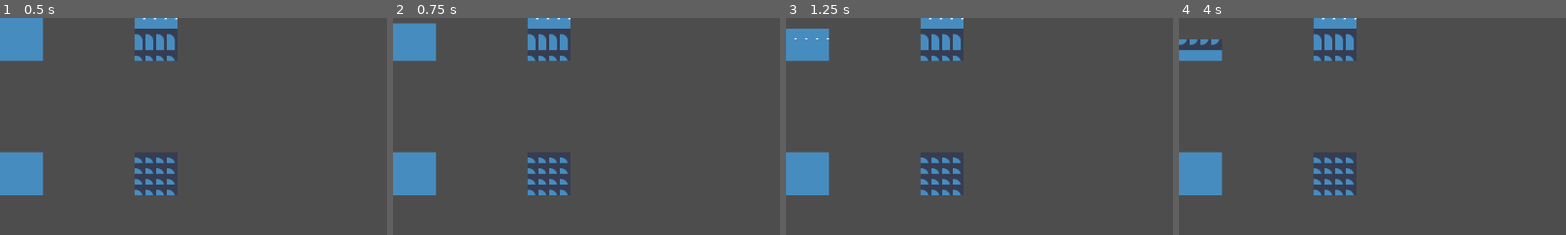
Above: before the commit, frames 1-4 (left to right).
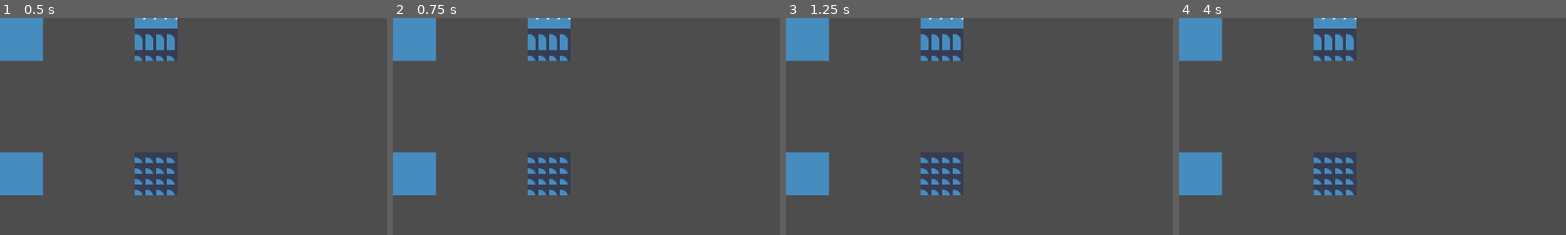
Above: after the commit, the same moments.

Repository: Tunagoksal/TeduJam26
Game: Godot game, scene res://tile_logic.tscn
Two runs of this game, one before a commit and one after it. Both use one fixed random seed, a clock stepped at 60 frames per second and the inputs below. The engine's default icon, where the game draws it, is replaced by a stand-in: a white triangle on a blue panel in a dark square.
Inputs (mouse positions are % of the whole screen's width and height, from its top left):
- Up to frame 1 (0.5 s): no input
- Up to frame 2 (0.75 s): tap Enter at 0.5 s; move the mouse to (72, 45) at 0.52 s; hold Right (right) from 0.53 s (still down); tap 1 at 0.6 s; click (72, 45) at 0.67 s
- Up to frame 3 (1.25 s): keep holding Right (right); tap Space at 0.77, 0.8, 1.07 s
- Up to frame 4 (4 s): release Right (right) at 1.25 s; tap Space at 1.25, 2.3, 2.75, 3.77, 3.8 s; drag from (30, 55) to (45, 70) at 1.27 s; tap Enter at 2, 3.5 s; move the mouse to (60, 28) at 2.02 s; hold Right (right) 2.03-2.75 s; tap Shift (roll) at 2.1 s; drag from (45, 70) to (20, 35) at 2.77 s; move the mouse to (80, 65) at 3.52 s; hold Left (left) from 3.53 s (still down); tap 1 at 3.6 s
The pictures show only the part of the screen within x 0-50%, y 0-50%; the shares and areas given below are measured in that part.

Frame 1 is identical in both runs. In frame 2, 0.3% of the frame differs, in the area x 0-12%, y 0-3%; in frame 3, 0.6%; in frame 4, 1.5%, in the area x 0-12%, y 0-15%.

Commit message:
Tile logic provisionary

Diff:
--- a/tile_logic.gd
+++ b/tile_logic.gd
@@ -1,101 +1,350 @@
 extends Node2D
 
-#TODO THESE VALUES ARE DISPLAY!!!!
 @onready var display_layer: TileMapLayer = $DisplayLayer
 @onready var front_data: TileMapLayer = $FrontLayer
 @onready var back_data: TileMapLayer = $BackLayer
-@onready var tilemap_cols = 4
-@onready var tilemap_rows = 4
-@onready var curr_rows = 4
+@onready var tilemap_cols: int = 4
+@onready var tilemap_rows: int = 4
+
+# Replaced curr_rows and curr_cols with Boundary Tracking
+var min_x: int = 0
+var max_x: int = 3 # (4 columns total: 0, 1, 2, 3)
+var min_y: int = 0
+var max_y: int = 3 # (4 rows total: 0, 1, 2, 3)
+var fold_history: Array = []
 
 var is_animating: bool = false
 var animation_duration: float = 0.4
 
+# Create an Enum so we can easily tell our function which way to fold
+enum FoldDir { TOP, BOTTOM, LEFT, RIGHT }
+
 func _ready() -> void:
 	pass
 
 func _input(event: InputEvent) -> void:
-	if event is InputEventKey and event.pressed and not event.echo and event.keycode == KEY_1:
-		if not is_animating and curr_rows > 0:
-			fold_top_row_once()
-
-func fold_top_row_once() -> void:
+	if event is InputEventKey and event.pressed and not event.echo:
+
+		# --- FOLD INWARD (WASD) ---
+		if event.keycode == KEY_W: fold_side(FoldDir.TOP)
+		if event.keycode == KEY_S: fold_side(FoldDir.BOTTOM)
+		if event.keycode == KEY_A: fold_side(FoldDir.LEFT)
+		if event.keycode == KEY_D: fold_side(FoldDir.RIGHT)
+
+		# --- UNDO LAST FOLD ---
+		if event.keycode == KEY_SPACE: undo_last_fold()
+
+
+func get_grid_snapshot() -> Dictionary:
+	var snap = {}
+	for x in range(tilemap_cols):
+		for y in range(tilemap_rows):
+			var pos = Vector2i(x, y)
+			snap[pos] = {
+				"id": display_layer.get_cell_source_id(pos),
+				"coords": display_layer.get_cell_atlas_coords(pos),
+				"alt": display_layer.get_cell_alternative_tile(pos)
+			}
+	return snap
+
+func fold_side(dir: FoldDir) -> void:
+	if is_animating: return
+
+	var is_vertical = (dir == FoldDir.TOP or dir == FoldDir.BOTTOM)
+
+	# Prevent folding if there's no paper left to fold!
+	if is_vertical and min_y >= max_y: return
+	if not is_vertical and min_x >= max_x: return
+
 	is_animating = true
-	var current_y = tilemap_rows - curr_rows
-	var target_y = current_y + 1
-
+
+	# TAKE A SNAPSHOT AND SAVE IT TO HISTORY
+	var current_snapshot = get_grid_snapshot()
+	fold_history.append({
+		"dir": dir,
+		"snapshot": current_snapshot
+	})
+
+	# --- 1. DYNAMIC SETUP BASED ON DIRECTION ---
+	var current_line: int
+	var target_line: int
+	var loop_start: int
+	var loop_end: int
+	var flip_flag: int
+	var scale_prop: String
+
+	var hinge_shift: Vector2
+	var initial_offset: Vector2
+	var target_offset: Vector2
+
+	var cell_size = display_layer.tile_set.tile_size
+
+	if dir == FoldDir.TOP:
+		current_line = min_y
+		target_line = min_y + 1
+		loop_start = min_x; loop_end = max_x
+		flip_flag = TileSetAtlasSource.TRANSFORM_FLIP_V
+		scale_prop = "scale:y"
+		hinge_shift = Vector2(0, cell_size.y / 2.0)
+		initial_offset = Vector2(0, -cell_size.y / 2.0)
+		target_offset = Vector2(0, cell_size.y / 2.0)
+		min_y += 1 # Shrink our active paper bounds
+
+	elif dir == FoldDir.BOTTOM:
+		current_line = max_y
+		target_line = max_y - 1
+		loop_start = min_x; loop_end = max_x
+		flip_flag = TileSetAtlasSource.TRANSFORM_FLIP_V
+		scale_prop = "scale:y"
+		hinge_shift = Vector2(0, -cell_size.y / 2.0)
+		initial_offset = Vector2(0, cell_size.y / 2.0)
+		target_offset = Vector2(0, -cell_size.y / 2.0)
+		max_y -= 1
+
+	elif dir == FoldDir.LEFT:
+		current_line = min_x
+		target_line = min_x + 1
+		loop_start = min_y; loop_end = max_y
+		flip_flag = TileSetAtlasSource.TRANSFORM_FLIP_H
+		scale_prop = "scale:x" # Side folds squish horizontally!
+		hinge_shift = Vector2(cell_size.x / 2.0, 0)
+		initial_offset = Vector2(-cell_size.x / 2.0, 0)
+		target_offset = Vector2(cell_size.x / 2.0, 0)
+		min_x += 1
+
+	elif dir == FoldDir.RIGHT:
+		current_line = max_x
+		target_line = max_x - 1
+		loop_start = min_y; loop_end = max_y
+		flip_flag = TileSetAtlasSource.TRANSFORM_FLIP_H
+		scale_prop = "scale:x"
+		hinge_shift = Vector2(-cell_size.x / 2.0, 0)
+		initial_offset = Vector2(cell_size.x / 2.0, 0)
+		target_offset = Vector2(-cell_size.x / 2.0, 0)
+		max_x -= 1
+
+	# --- 2. GATHER SPRITES FOR THE LINE ---
 	var row_data = []
 
-	# 1. Setup all sprites for the entire row FIRST
-	for x in range(tilemap_cols):
-		var cell_pos = Vector2i(x, current_y)
+	for i in range(loop_start, loop_end + 1):
+		var cell_pos = Vector2i(i, current_line) if is_vertical else Vector2i(current_line, i)
+		var target_pos = Vector2i(i, target_line) if is_vertical else Vector2i(target_line, i)
 
 		var front_id = display_layer.get_cell_source_id(cell_pos)
 		var front_coords = display_layer.get_cell_atlas_coords(cell_pos)
+		var front_alt = display_layer.get_cell_alternative_tile(cell_pos)
 
 		var back_id = back_data.get_cell_source_id(cell_pos)
 		var back_coords = back_data.get_cell_atlas_coords(cell_pos)
 		var back_alt = back_data.get_cell_alternative_tile(cell_pos)
-		back_alt = back_alt | TileSetAtlasSource.TRANSFORM_FLIP_V
-
-		# Erase the original tile so the sprite can take its place
+
+		# Mathematical XOR operator (^): It perfectly toggles the flip state!
+		# If it's already flipped, it unflips it. If normal, it flips it.
+		back_alt = back_alt ^ flip_flag
+
 		display_layer.set_cell(cell_pos, -1)
 
 		if front_id != -1 and back_id != -1:
 			var temp_sprite = Sprite2D.new()
-			# CRITICAL FIX: Attach the sprite directly to the display layer!
 			display_layer.add_child(temp_sprite)
 
-			var tileset = display_layer.tile_set
-			var front_source: TileSetAtlasSource = tileset.get_source(front_id) as TileSetAtlasSource
+			var front_source: TileSetAtlasSource = display_layer.tile_set.get_source(front_id) as TileSetAtlasSource
 			temp_sprite.texture = front_source.texture
 			temp_sprite.region_enabled = true
 			temp_sprite.region_rect = front_source.get_tile_texture_region(front_coords)
 
-			var cell_size = tileset.tile_size
-			# Because the sprite is now a child of the tilemap, local coordinates are perfect
-			var cell_center = display_layer.map_to_local(cell_pos)
-
-			temp_sprite.position = cell_center
-			temp_sprite.position.y += cell_size.y / 2.0
-			temp_sprite.offset = Vector2(0, -cell_size.y / 2.0)
+			# Accurately restore any existing flips on both axes
+			temp_sprite.flip_v = (front_alt & TileSetAtlasSource.TRANSFORM_FLIP_V) != 0
+			temp_sprite.flip_h = (front_alt & TileSetAtlasSource.TRANSFORM_FLIP_H) != 0
+
+			temp_sprite.position = display_layer.map_to_local(cell_pos) + hinge_shift
+			temp_sprite.offset = initial_offset
 
 			row_data.append({
-				"x": x,
+				"target_pos": target_pos,
 				"id": back_id,
 				"coords": back_coords,
 				"alt": back_alt,
 				"sprite": temp_sprite
 			})
 
-	# 2. Animate the ENTIRE row perfectly simultaneously
+	# --- 3. THE UNIVERSAL ANIMATION TWEEN ---
 	var tween = get_tree().create_tween()
 
-	# Phase 1: Squish all tiles vertically at the exact same time
+	# Phase 1: Squish
 	for data in row_data:
-		tween.parallel().tween_property(data.sprite, "scale:y", 0.0, animation_duration / 2.0).set_trans(Tween.TRANS_SINE).set_ease(Tween.EASE_IN)
-
-	# Phase 2: Swap textures to the "back" at the halfway point
+		tween.parallel().tween_property(data.sprite, scale_prop, 0.0, animation_duration / 2.0).set_trans(Tween.TRANS_SINE).set_ease(Tween.EASE_IN)
+
+	# Phase 2: Swap Textures & Adjust Offsets
 	tween.tween_callback(func():
 		var tileset = display_layer.tile_set
 		for data in row_data:
 			var back_source: TileSetAtlasSource = tileset.get_source(data.id) as TileSetAtlasSource
 			data.sprite.texture = back_source.texture
 			data.sprite.region_rect = back_source.get_tile_texture_region(data.coords)
-			data.sprite.offset = Vector2(0, tileset.tile_size.y / 2.0)
-			data.sprite.flip_v = true
+			data.sprite.offset = target_offset
+
+			# Apply our perfectly toggled flip state to the new texture
+			data.sprite.flip_v = (data.alt & TileSetAtlasSource.TRANSFORM_FLIP_V) != 0
+			data.sprite.flip_h = (data.alt & TileSetAtlasSource.TRANSFORM_FLIP_H) != 0
 	)
 
-	# Phase 3: Expand all tiles downwards to the next row
+	# Phase 3: Expand
 	for data in row_data:
-		tween.parallel().tween_property(data.sprite, "scale:y", 1.0, animation_duration / 2.0).set_trans(Tween.TRANS_SINE).set_ease(Tween.EASE_OUT)
-
-	# Phase 4: Snap the real tiles into the new row and delete the sprites
+		tween.parallel().tween_property(data.sprite, scale_prop, 1.0, animation_duration / 2.0).set_trans(Tween.TRANS_SINE).set_ease(Tween.EASE_OUT)
+
+	# Phase 4: Snap and Cleanup
 	tween.tween_callback(func():
 		for data in row_data:
-			display_layer.set_cell(Vector2i(data.x, target_y), data.id, data.coords, data.alt)
+			display_layer.set_cell(data.target_pos, data.id, data.coords, data.alt)
 			data.sprite.queue_free()
-
-		curr_rows -= 1
 		is_animating = false
 	)
+
+func undo_last_fold() -> void:
+	if is_animating or fold_history.is_empty(): return
+	is_animating = true
+
+	# Pop the last action from our history stack
+	var last_action = fold_history.pop_back()
+	var dir = last_action.dir
+	var target_state = last_action.snapshot
+
+	var is_vertical = (dir == FoldDir.TOP or dir == FoldDir.BOTTOM)
+
+	var current_line: int
+	var target_line: int
+	var loop_start: int
+	var loop_end: int
+
+	var scale_prop: String
+	var hinge_shift: Vector2
+	var initial_offset: Vector2
+	var target_offset: Vector2
+
+	var cell_size = display_layer.tile_set.tile_size
+
+	# Setup the reverse geometry based on the direction we originally folded
+	if dir == FoldDir.TOP:
+		current_line = min_y
+		target_line = min_y - 1
+		loop_start = min_x; loop_end = max_x
+		scale_prop = "scale:y"
+		hinge_shift = Vector2(0, -cell_size.y / 2.0)
+		initial_offset = Vector2(0, cell_size.y / 2.0)
+		target_offset = Vector2(0, -cell_size.y / 2.0)
+
+	elif dir == FoldDir.BOTTOM:
+		current_line = max_y
+		target_line = max_y + 1
+		loop_start = min_x; loop_end = max_x
+		scale_prop = "scale:y"
+		hinge_shift = Vector2(0, cell_size.y / 2.0)
+		initial_offset = Vector2(0, -cell_size.y / 2.0)
+		target_offset = Vector2(0, cell_size.y / 2.0)
+
+	elif dir == FoldDir.LEFT:
+		current_line = min_x
+		target_line = min_x - 1
+		loop_start = min_y; loop_end = max_y
+		scale_prop = "scale:x"
+		hinge_shift = Vector2(-cell_size.x / 2.0, 0)
+		initial_offset = Vector2(cell_size.x / 2.0, 0)
+		target_offset = Vector2(-cell_size.x / 2.0, 0)
+
+	elif dir == FoldDir.RIGHT:
+		current_line = max_x
+		target_line = max_x + 1
+		loop_start = min_y; loop_end = max_y
+		scale_prop = "scale:x"
+		hinge_shift = Vector2(cell_size.x / 2.0, 0)
+		initial_offset = Vector2(-cell_size.x / 2.0, 0)
+		target_offset = Vector2(cell_size.x / 2.0, 0)
+
+	var row_data = []
+
+	for i in range(loop_start, loop_end + 1):
+		var current_pos = Vector2i(i, current_line) if is_vertical else Vector2i(current_line, i)
+		var target_pos = Vector2i(i, target_line) if is_vertical else Vector2i(target_line, i)
+
+		# 1. Grab the flap currently sitting on the display
+		var flap_id = display_layer.get_cell_source_id(current_pos)
+		var flap_coords = display_layer.get_cell_atlas_coords(current_pos)
+		var flap_alt = display_layer.get_cell_alternative_tile(current_pos)
+
+		# 2. Grab what the destination flap SHOULD be from our history snapshot!
+		var dest_data = target_state[target_pos]
+
+		# 3. Restore the tiles underneath instantly from our history snapshot!
+		var underneath_data = target_state[current_pos]
+		display_layer.set_cell(current_pos, underneath_data.id, underneath_data.coords, underneath_data.alt)
+
+		if flap_id != -1:
+			var temp_sprite = Sprite2D.new()
+			display_layer.add_child(temp_sprite)
+
+			var flap_source: TileSetAtlasSource = display_layer.tile_set.get_source(flap_id) as TileSetAtlasSource
+			temp_sprite.texture = flap_source.texture
+			temp_sprite.region_enabled = true
+			temp_sprite.region_rect = flap_source.get_tile_texture_region(flap_coords)
+
+			temp_sprite.flip_v = (flap_alt & TileSetAtlasSource.TRANSFORM_FLIP_V) != 0
+			temp_sprite.flip_h = (flap_alt & TileSetAtlasSource.TRANSFORM_FLIP_H) != 0
+
+			temp_sprite.position = display_layer.map_to_local(current_pos) + hinge_shift
+			temp_sprite.offset = initial_offset
+
+			row_data.append({
+				"sprite": temp_sprite,
+				"dest_id": dest_data.id,
+				"dest_coords": dest_data.coords,
+				"dest_alt": dest_data.alt,
+			})
+
+	var tween = get_tree().create_tween()
+
+	# Squish
+	for data in row_data:
+		tween.parallel().tween_property(data.sprite, scale_prop, 0.0, animation_duration / 2.0).set_trans(Tween.TRANS_SINE).set_ease(Tween.EASE_IN)
+
+	# Swap to the historical texture
+	tween.tween_callback(func():
+		var tileset = display_layer.tile_set
+		for data in row_data:
+			# If the tile was blank in history, hide the sprite so it doesn't error out
+			if data.dest_id == -1:
+				data.sprite.visible = false
+				continue
+
+			var dest_source: TileSetAtlasSource = tileset.get_source(data.dest_id) as TileSetAtlasSource
+			data.sprite.texture = dest_source.texture
+			data.sprite.region_rect = dest_source.get_tile_texture_region(data.dest_coords)
+			data.sprite.offset = target_offset
+
+			data.sprite.flip_v = (data.dest_alt & TileSetAtlasSource.TRANSFORM_FLIP_V) != 0
+			data.sprite.flip_h = (data.dest_alt & TileSetAtlasSource.TRANSFORM_FLIP_H) != 0
+	)
+
+	# Expand
+	for data in row_data:
+		tween.parallel().tween_property(data.sprite, scale_prop, 1.0, animation_duration / 2.0).set_trans(Tween.TRANS_SINE).set_ease(Tween.EASE_OUT)
+
+	# Absolute Sync Cleanup
+	tween.tween_callback(func():
+		for data in row_data:
+			data.sprite.queue_free()
+
+		# FORCES the entire grid to snap perfectly to the history state.
+		# This eliminates 100% of spatial overlapping bugs!
+		for pos in target_state:
+			var d = target_state[pos]
+			display_layer.set_cell(pos, d.id, d.coords, d.alt)
+
+		# Restore our active paper bounds
+		if dir == FoldDir.TOP: min_y -= 1
+		elif dir == FoldDir.BOTTOM: max_y += 1
+		elif dir == FoldDir.LEFT: min_x -= 1
+		elif dir == FoldDir.RIGHT: max_x += 1
+
+		is_animating = false
+	)
